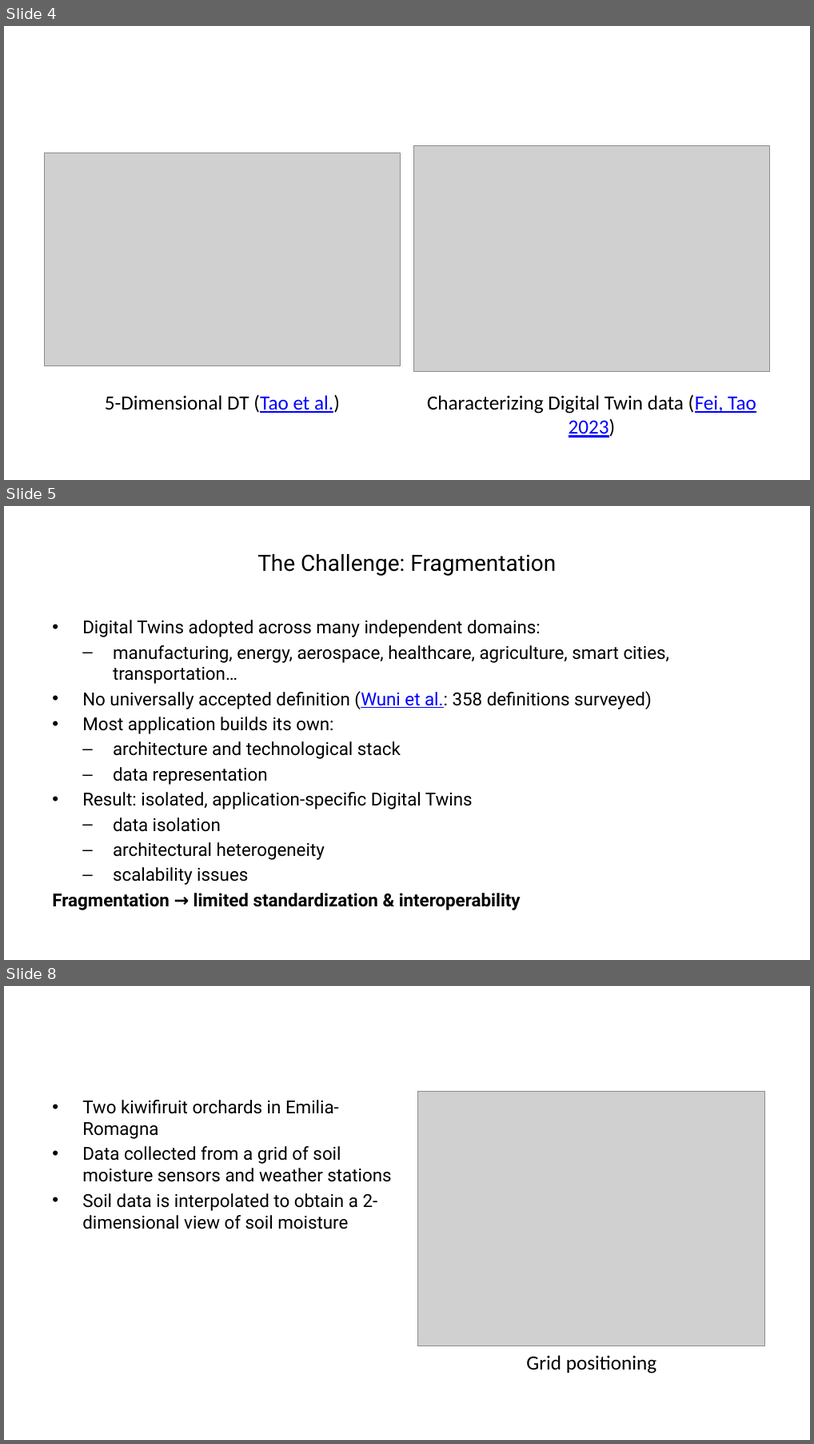
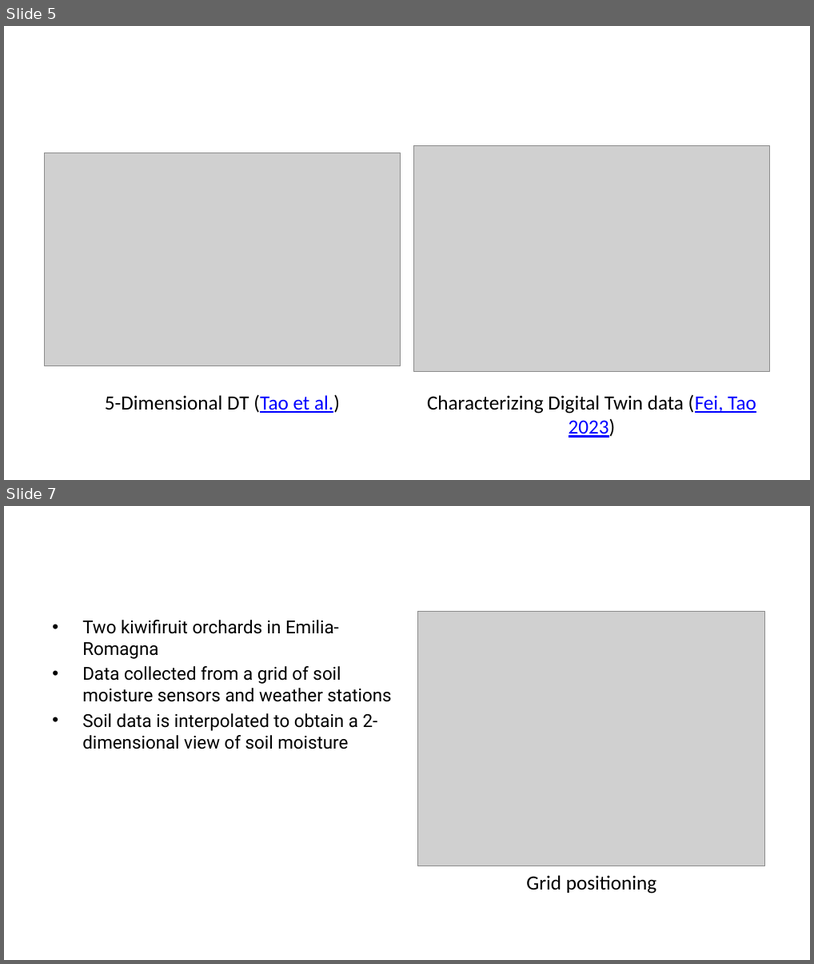
Before and after one commit to ManuelePasini/slides-markdown, a slide deck: 3rd_year_slides.pptx. Shown one above the other, each under a label of ours: slides 4, 5 and 8 before the commit, slides 5 and 7 after it; the slides between them are not shown. The pictures are 814x1444 and 814x964 pixels, drawn with LibreOffice and Linux fonts; fonts in the diff are those of the drawing; grey boxes stand for pictures. Boxes give left, top, right and bottom in pixels: in the first picture for what was removed or moved away, otherwise in the second. Text is boxed around its words. In the diff, an @@ line names an element or a change of style, - is before the commit and + after.

```diff
--- a/3rd_year_slides.pptx
+++ b/3rd_year_slides.pptx
@@ slide 5 removed at [4, 506, 810, 960], background #FFFFFF @@
@@ title removed at [258, 554, 556, 576] @@
-The Challenge: Fragmentation
@@ text removed at [52, 620, 670, 910] @@
-• Digital Twins adopted across many independent domains:
-  – manufacturing, energy, aerospace, healthcare, agriculture, smart cities, transportation…
-• No universally accepted definition (Wuni et al.: 358 definitions surveyed)
-• Most application builds its own:
-  – architecture and technological stack
-  – data representation
-• Result: isolated, application-specific Digital Twins
-  – data isolation
-  – architectural heterogeneity
-  – scalability issues
-Fragmentation → limited standardization & interoperability
@@ what was slide 4 is now slide 5 @@
@@ what was slide 8 is now slide 7 @@
```
Also in this commit, not shown: 18 slides changed, 5 slides added, 4 other files.
